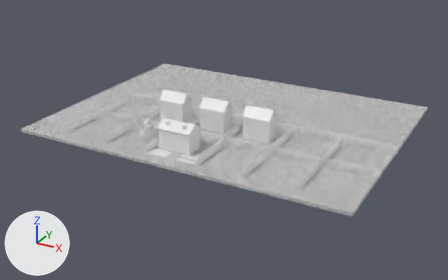
What one commit did to the Blender file Escenarios/CasaAfuera.blend.
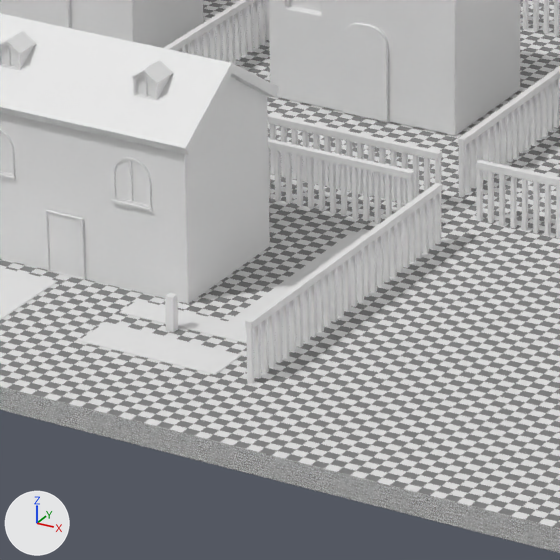
Each version is shown whole from a 50 mm camera at (109.1, -172.5, 93.4) aimed at (-1.6, 28.9, -7.2), then close up on the part from 37% to 53% of the width and 42% to 67% of the height. Arrows for +X, +Y and +Z are at lower left; the lights stay in place.
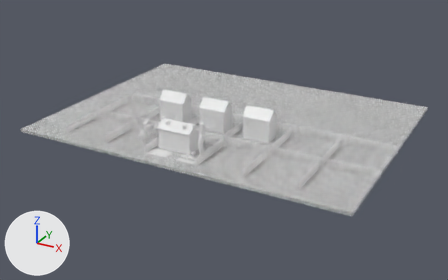
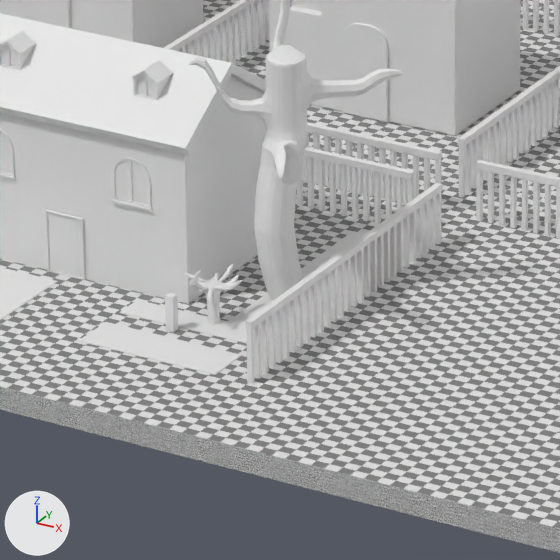
The change in detail:
Mesh me_mesh_001 is new.
It has 910 vertices, 908 faces and spans x -3.68..4.23, y -5.21..3.67, z -0.99..12.93.
Mesh me_mesh is new.
It has 2178 vertices, 2176 faces and spans x -7.5..7.8, y -6.0..7.6, z -1.0..1.6.
Object 'Cylinder' (ob_cylinder) is new; it shows me_mesh_001.
Its location is (5.98, -0.8, 1.03).
Object 'Cube.074' (ob_cube_074) is new; it shows me_mesh.
Its location is (4.2, -4.46, 0.96).
Its scale is (0.209, 0.209, 1.0).

Location of each change, [x1, y1, x2, y2] in pixels of the close-ups (560 x 560 px):
'Cylinder', added: after [188, 0, 402, 301]
'Cube.074', added: after [184, 264, 243, 325]
